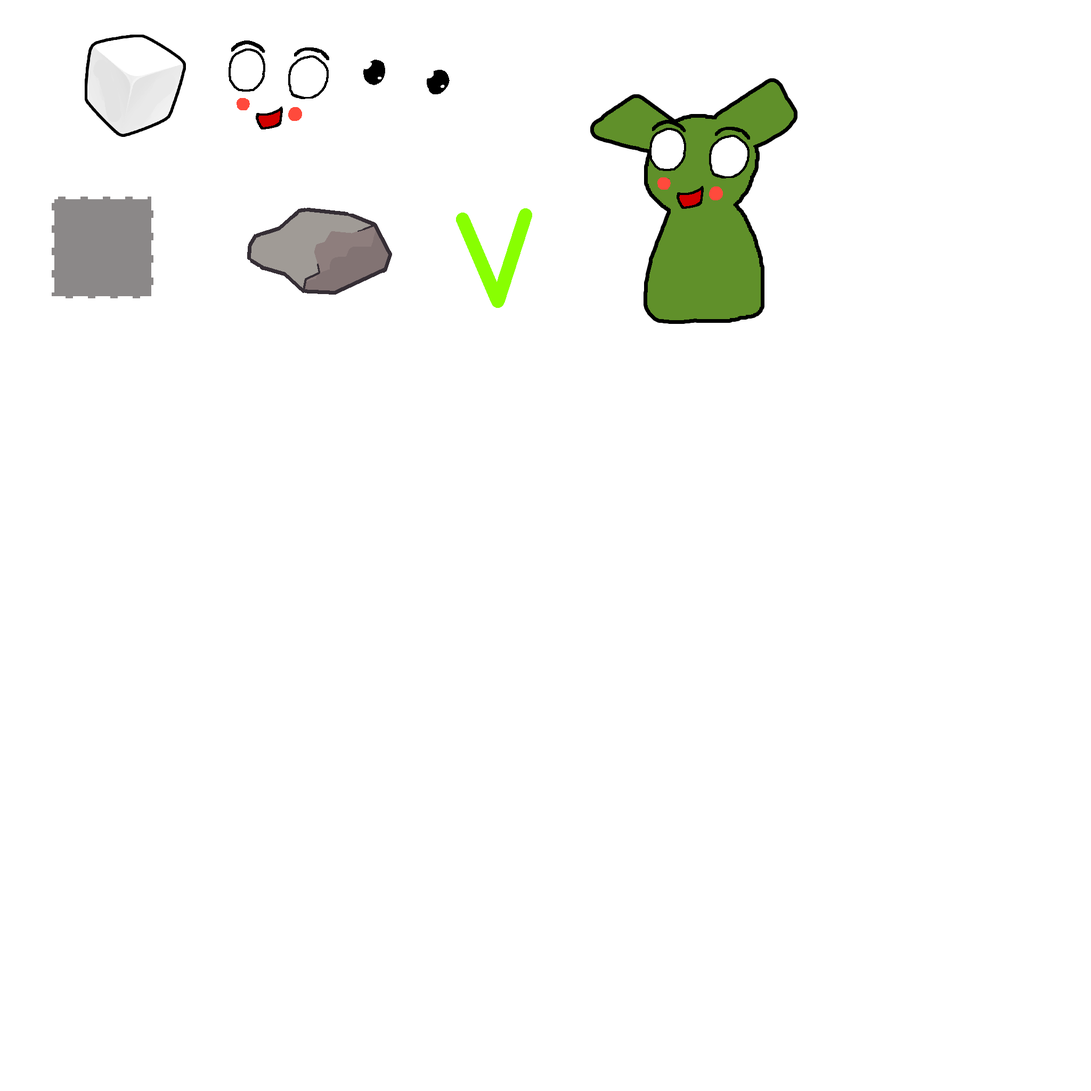
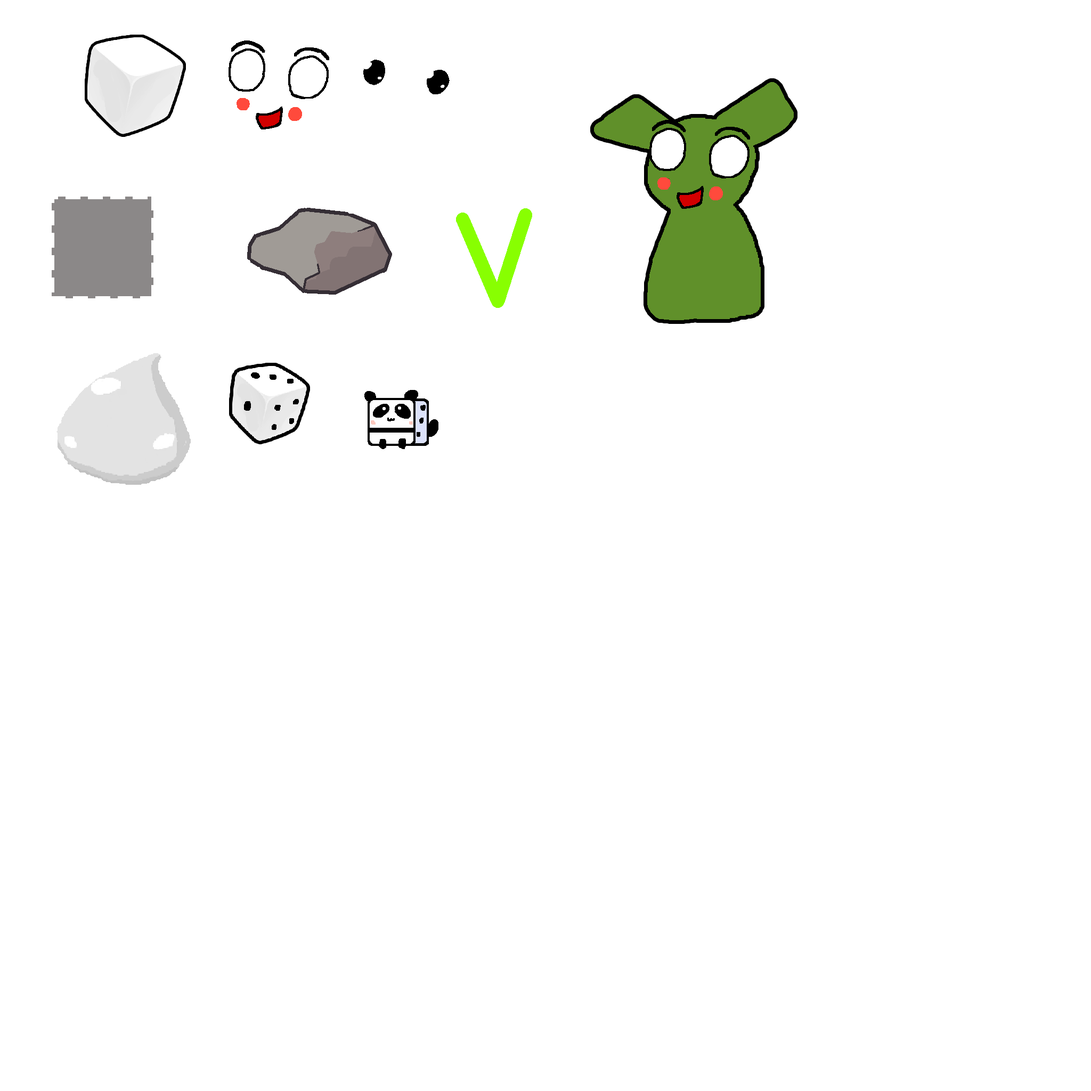
Layers edited between the first and the second 1091 x 1091 image:
added layer "Layer 11" above "Layer 2 copy" over (364, 390, 439, 450)
added layer "Layer 9" above "Layer 10" over (232, 366, 307, 442)
added layer "Layer 8" above "Layer 2" over (56, 353, 191, 485)
